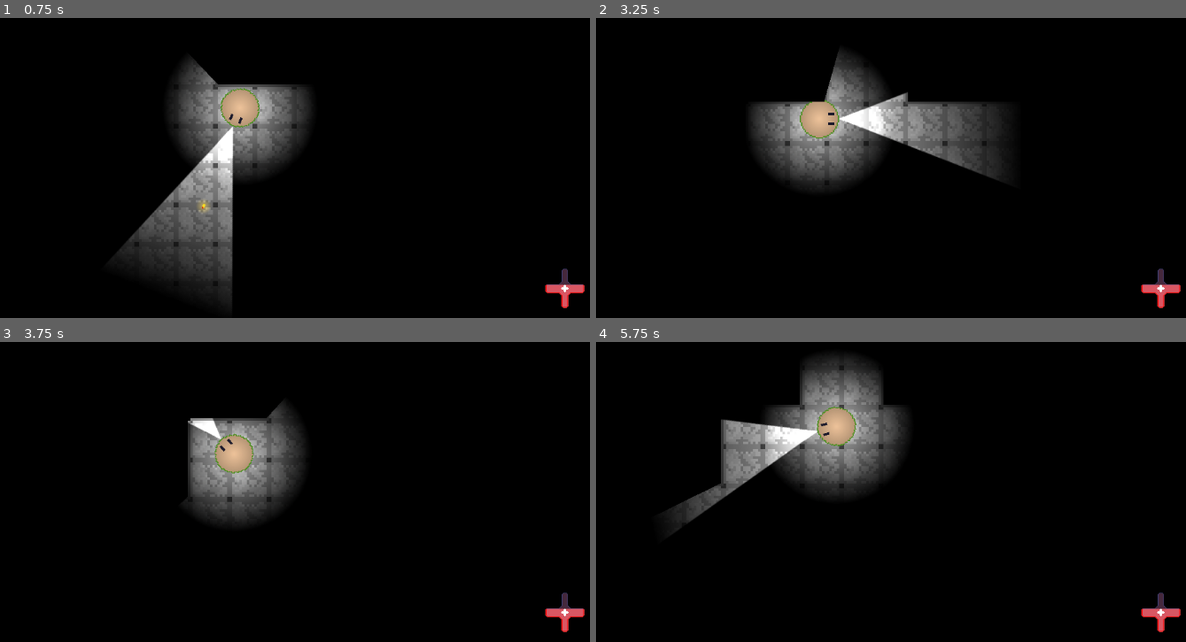
Above: before the commit, frames 1-4 (two rows, left to right).
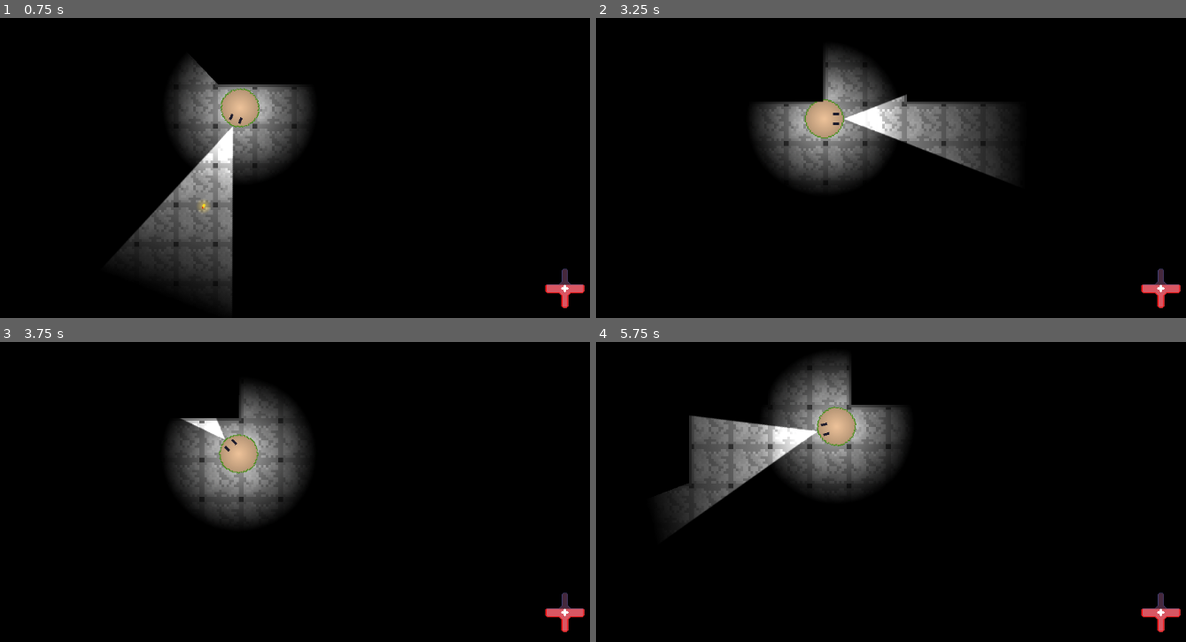
Above: after the commit, the same moments.

Repository: Eeviika/getshutsu
Game: Godot game, scene res://rooms/testRoom.tscn
Two runs of this game, one before a commit and one after it. Both use one fixed random seed, a clock stepped at 60 frames per second and the inputs below. The project has no main scene, so this scene is started directly.
Inputs (mouse positions are in pixels of both pictures, inside the frame that each line leads up to):
- Up to frame 1 (0.75 s): tap Enter at 0.5 s; move the mouse to (206, 198) at 0.52 s; hold W (_up) from 0.53 s (still down); click (206, 198) at 0.6 s
- Up to frame 2 (3.25 s): move the mouse to (1050, 180) at 1.27 s; tap Enter at 1.35, 2.85 s; tap Space at 2 s; move the mouse to (625, 60) at 2.02 s; release W (_up) at 2.03 s; hold A (_left) from 2.03 s (still down); click (625, 60) at 2.1 s; move the mouse to (873, 120) at 2.77 s
- Up to frame 3 (3.75 s): move the mouse to (135, 342) at 3.52 s; release A (_left) at 3.53 s; hold S (_down) from 3.53 s (still down); click (135, 342) at 3.6 s
- Up to frame 4 (5.75 s): move the mouse to (991, 423) at 4.27 s; release S (_down) at 4.28 s; hold D (_right) 4.28-5.03 s; tap Enter at 4.35 s; move the mouse to (696, 462) at 5.02 s; hold W (_up) from 5.03 s (still down); click (696, 462) at 5.1 s

Frame 1 is identical in both runs. In frame 2, 1.3% of the frame differs, in the area x 28-69%, y 10-54%; in frame 3, 2.8%; in frame 4, 4.4%, in the area x 11-50%, y 5-56%.
Error in both runs: Assertion failed: Directory for "audioFolder" is invalid; Points to "res://audio" (res://addons/uncoded_studios_api/autoload.gd:96)

Commit message:
Made new player.tscn with base_character.tscn

Diff:
--- a/objects/player.tscn
+++ b/objects/player.tscn
@@ -1,53 +1,50 @@
-[gd_scene load_steps=7 format=3 uid="uid://d0fg4744utt04"]
+[gd_scene load_steps=8 format=3 uid="uid://b646ikysjsxq5"]
 
 [ext_resource type="Script" path="res://scripts/player.gd" id="1_1qugl"]
+[ext_resource type="PackedScene" uid="uid://bii1bavo2fjbt" path="res://objects/base/base_character.tscn" id="1_2as6a"]
 [ext_resource type="Texture2D" uid="uid://f1wa8su6toy3" path="res://assets/player.png" id="2_nsgsq"]
 [ext_resource type="Texture2D" uid="uid://bt4xw736l07n7" path="res://assets/light_neutral.webp" id="3_omq4t"]
 [ext_resource type="Texture2D" uid="uid://xnijms8jkhpp" path="res://assets/flash.svg" id="4_oo1ld"]
 
-[sub_resource type="CircleShape2D" id="CircleShape2D_8k6jl"]
+[sub_resource type="CircleShape2D" id="CircleShape2D_8drt8"]
 radius = 24.0
 
-[sub_resource type="CircleShape2D" id="CircleShape2D_4locx"]
+[sub_resource type="CircleShape2D" id="CircleShape2D_h7snr"]
 radius = 32.0
 
-[node name="player" type="CharacterBody2D" groups=["player"]]
-editor_description = "Player-character."
-collision_layer = 11
-collision_mask = 11
-motion_mode = 1
+[node name="player" groups=["player"] instance=ExtResource("1_2as6a")]
 script = ExtResource("1_1qugl")
 
-[node name="collisionShape2d" type="CollisionShape2D" parent="."]
-shape = SubResource("CircleShape2D_8k6jl")
+[node name="collisionShape2d" type="CollisionShape2D" parent="." index="0"]
+shape = SubResource("CircleShape2D_8drt8")
 
-[node name="flashLight" type="PointLight2D" parent="."]
+[node name="flashLight" type="PointLight2D" parent="." index="1"]
 shadow_enabled = true
 texture = ExtResource("4_oo1ld")
 offset = Vector2(182, 0)
 texture_scale = 1.3
 metadata/_edit_lock_ = true
 
-[node name="pointLight2d" type="PointLight2D" parent="."]
+[node name="pointLight2d" type="PointLight2D" parent="." index="2"]
 shadow_enabled = true
 texture = ExtResource("3_omq4t")
 metadata/_edit_lock_ = true
 
-[node name="camera2d" type="Camera2D" parent="."]
+[node name="camera2d" type="Camera2D" parent="." index="3"]
 position_smoothing_enabled = true
 
-[node name="sprite2d" type="Sprite2D" parent="."]
+[node name="sprite2d" type="Sprite2D" parent="." index="4"]
 texture_filter = 1
 scale = Vector2(2, 2)
 texture = ExtResource("2_nsgsq")
 
-[node name="soundArea" type="Area2D" parent="."]
+[node name="soundArea" type="Area2D" parent="." index="5"]
 monitoring = false
 
-[node name="collisionShape2d" type="CollisionShape2D" parent="soundArea"]
-shape = SubResource("CircleShape2D_4locx")
+[node name="collisionShape2d" type="CollisionShape2D" parent="soundArea" index="0"]
+shape = SubResource("CircleShape2D_h7snr")
 debug_color = Color(0.654902, 0.517647, 0, 0.419608)
 
-[node name="timers" type="Node2D" parent="."]
+[node name="timers" type="Node2D" parent="." index="6"]
 
-[node name="footstepSound" type="Timer" parent="timers"]
+[node name="footstepSound" type="Timer" parent="timers" index="0"]
